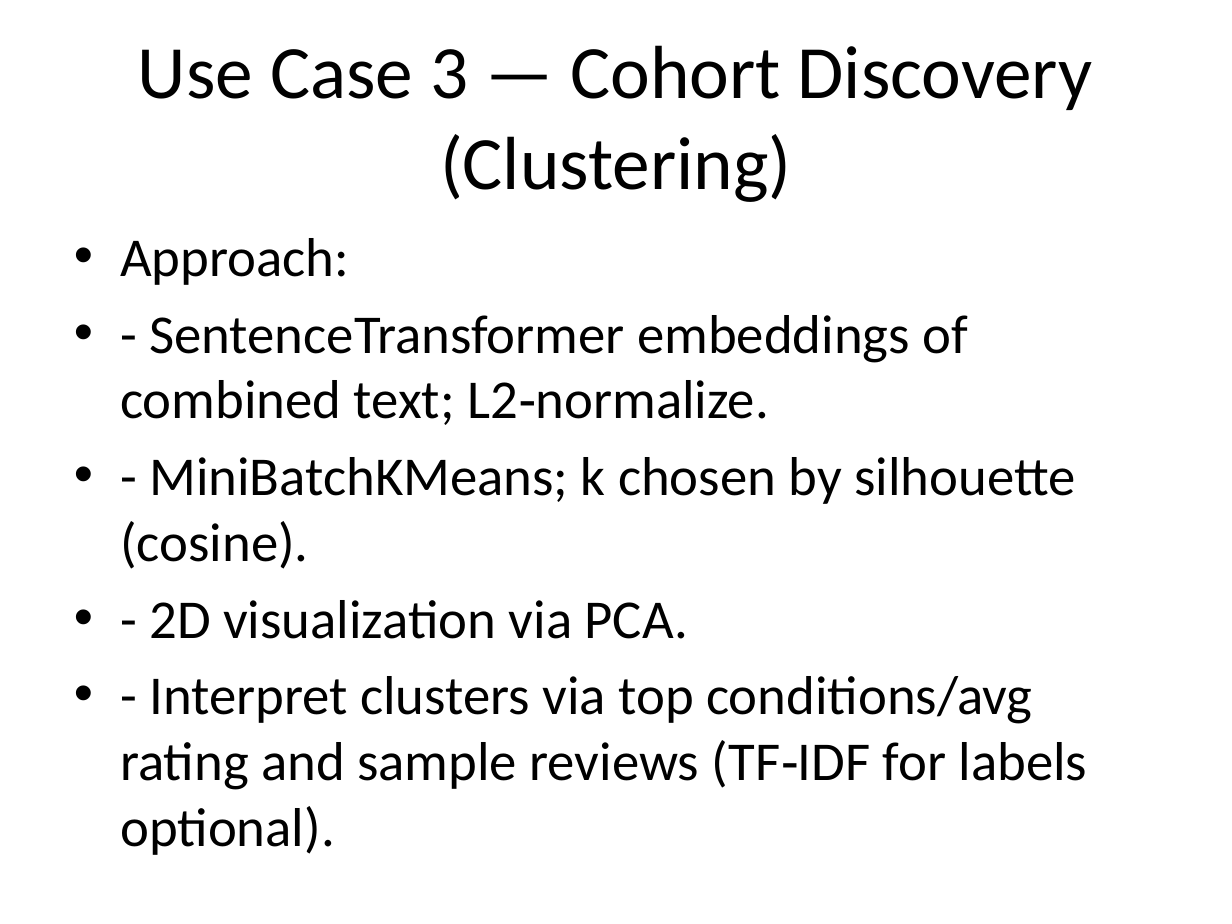
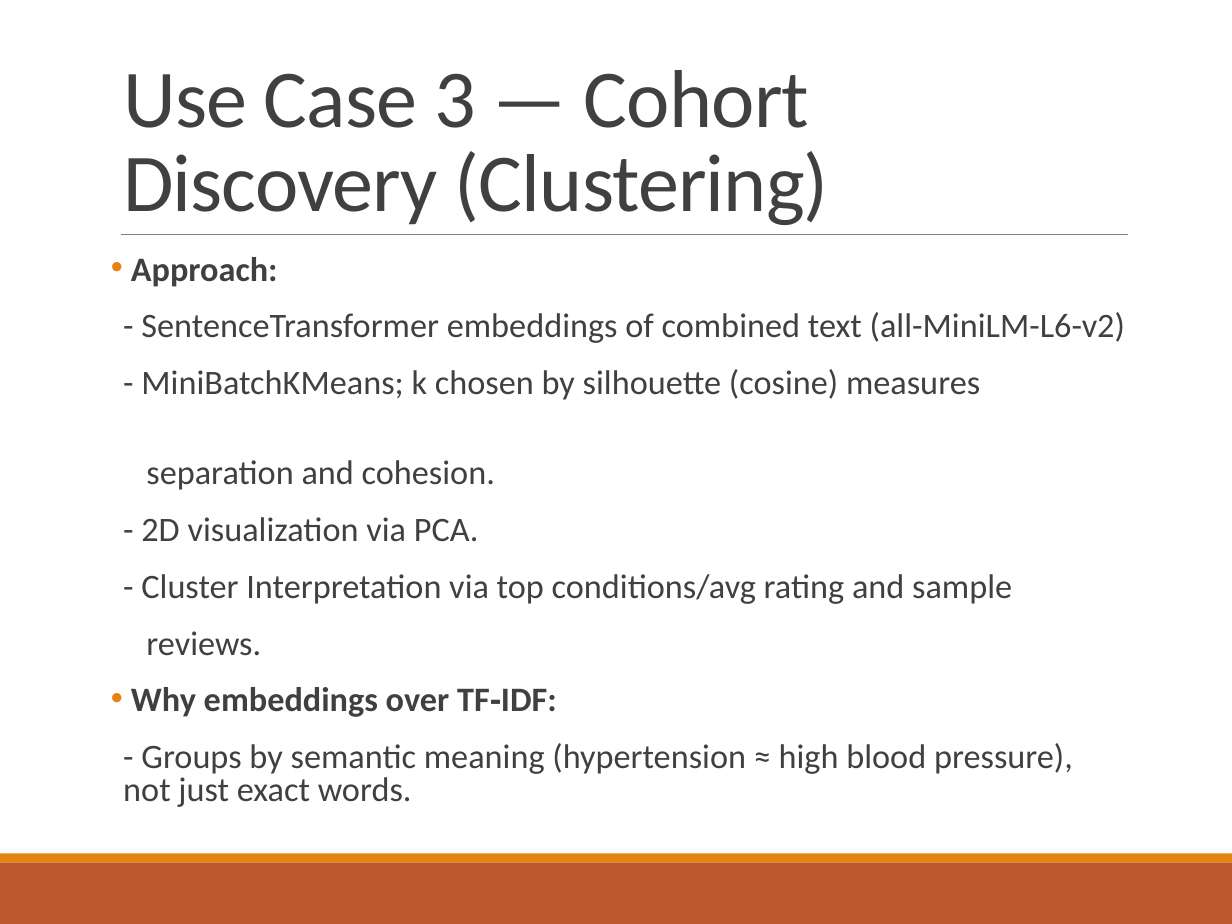
Before and after one commit to ankita-ai/MedisynLabsCaseStudy, a slide deck: slide 10 of Medisyn_Case_Study_4_Use_Cases.pptx (slide 7 before the commit). Drawn at 1232x924 pixels with LibreOffice and Linux fonts; fonts in the diff are those of the drawing. Boxes give left, top, right and bottom in pixels: in the first picture for what was removed or moved away, otherwise in the second. Text is boxed around its words. In the diff, an @@ line names an element or a change of style, - is before the commit and + after.

```diff
--- a/Medisyn_Case_Study_4_Use_Cases.pptx
+++ b/Medisyn_Case_Study_4_Use_Cases.pptx
@@ title "Use Case 3 — Cohort ...": place and size @@
-title "Use Case 3 — Cohort ..." at [138,45,1093,202]
+title "Use Case 3 — Cohort ..." at [123,70,829,225]
@@ title "Use Case 3 — Cohort ..." at [123,70,829,225]: size 44 to 48 pt, text colour #000000 to #404040, letter spacing 0 to -0.5 pt; alignment centre to left; line spacing 1 to 0.85; vertical alignment middle to bottom @@
@@ line added from (121, 234) to (1127, 234), #808080 0.5 pt @@
@@ text "Approach:": place and size @@
-text "Approach:" at [120,238,1088,855]
+text "Approach:" at [123,257,1125,807]
@@ text at [131,257,557,717]: size 32 to 20 pt, text colour #000000 to #404040 in "Approach:", "- 2D visualization via PCA.", "Why embeddings over TF‑IDF:"; bold on in "Approach:", "Why embeddings over TF‑IDF:"; indent changed; line spacing 1 to 0.8; more space between paragraphs; bullet • to   @@
@@ text at [141,312,1125,490]: text changed; size 32 to 20 pt; text colour #000000 to #404040 @@
-• - SentenceTransformer embeddings of combined text; L2‑normalize.
-• - MiniBatchKMeans; k chosen by silhouette (cosine).
+  - SentenceTransformer embeddings of combined text (all-MiniLM-L6-v2)
+  - MiniBatchKMeans; k chosen by silhouette (cosine) measures
+  separation and cohesion.
@@ text at [141,574,1012,656]: text changed; size 32 to 20 pt; text colour #000000 to #404040 @@
-• - Interpret clusters via top conditions/avg rating and sample reviews (TF‑IDF for labels optional).
+  - Cluster Interpretation via top conditions/avg rating and sample
+  reviews.
@@ text at [123,743,1073,807]: text changed; size 32 to 20 pt; text colour #000000 to #404040 @@
-• - Groups by meaning (hypertension ≈ high blood pressure), not just exact words.
+  - Groups by semantic meaning (hypertension ≈ high blood pressure), not just exact words.
@@ rectangle added at [0,862,1232,924], fill #BD582C @@
@@ rectangle added at [0,854,1232,862], fill #E48312 @@
```
Also in this commit, not shown: 8 other slides changed, 7 slides added, 1 slide removed.
